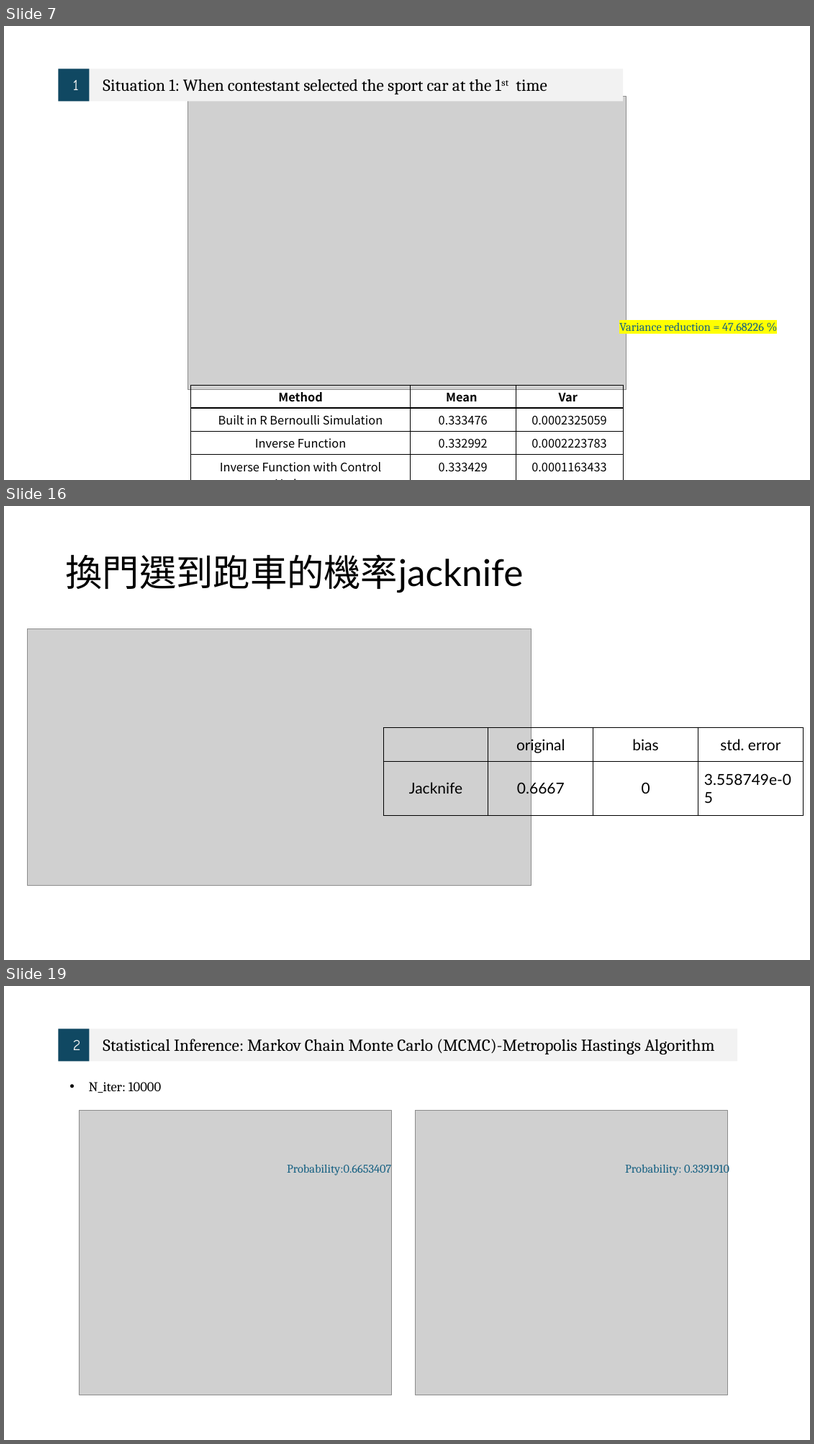
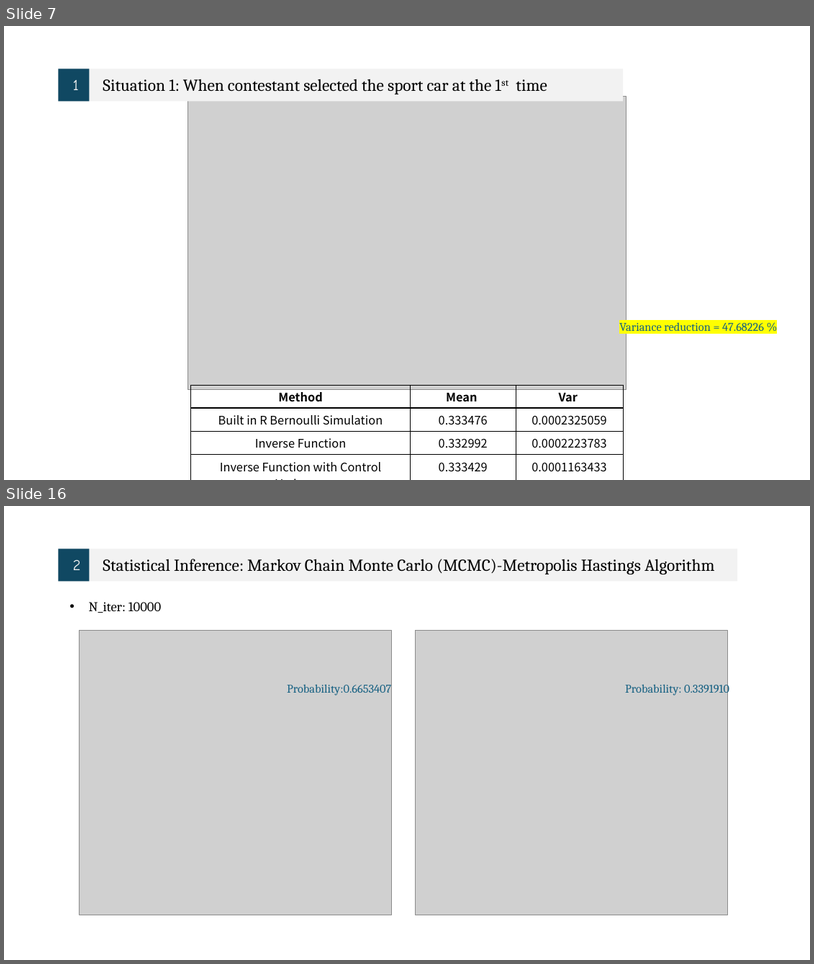
Before and after one commit to Sheena0210/monty-hall-simulation, a slide deck: 統計計算.pptx. Shown one above the other, each under a label of ours: slides 7, 16 and 19 before the commit, slides 7 and 16 after it; the slides between them are not shown. The pictures are 814x1444 and 814x964 pixels, drawn with LibreOffice and Linux fonts; fonts in the diff are those of the drawing; grey boxes stand for pictures. Boxes give left, top, right and bottom in pixels: in the first picture for what was removed or moved away, otherwise in the second. Text is boxed around its words. In the diff, an @@ line names an element or a change of style, - is before the commit and + after.

```diff
--- a/統計計算.pptx
+++ b/統計計算.pptx
@@ slide 16 removed at (x1=4, y1=506, x2=810, y2=960), background #FFFFFF @@
@@ title removed at (x1=65, y1=554, x2=523, y2=593) @@
-換門選到跑車的機率jacknife
@@ picture removed at (x1=28, y1=629, x2=532, y2=885) @@
@@ table removed at (x1=384, y1=728, x2=805, y2=816), 2 rows, 4 columns @@
- | original | bias | std. error
-Jacknife | 0.6667 | 0 | 3.558749e-05
@@ what was slide 19 is now slide 16 @@
```
Also in this commit, not shown: 6 slides changed, 3 slides added, 5 other slides removed.
